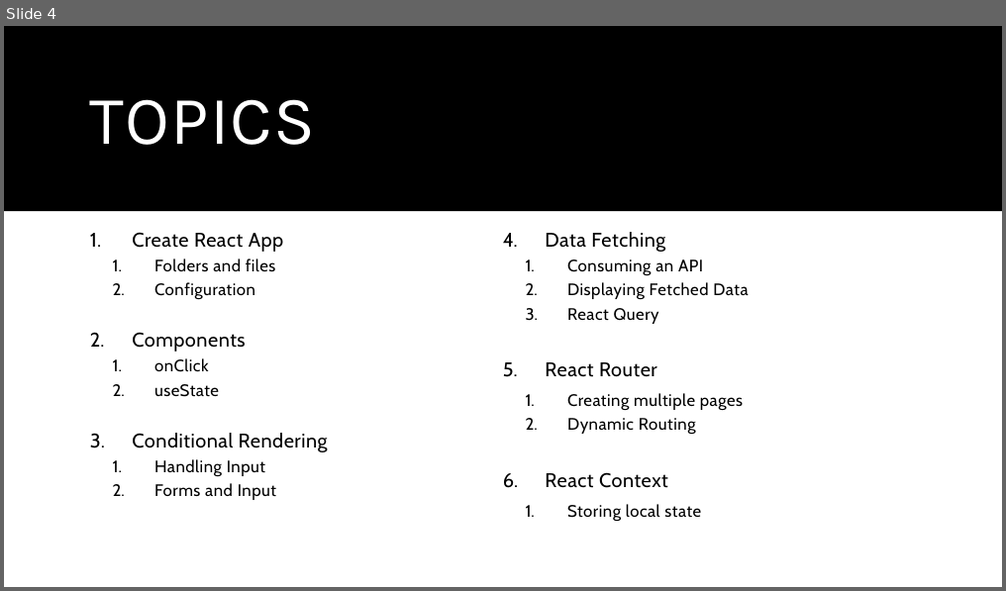
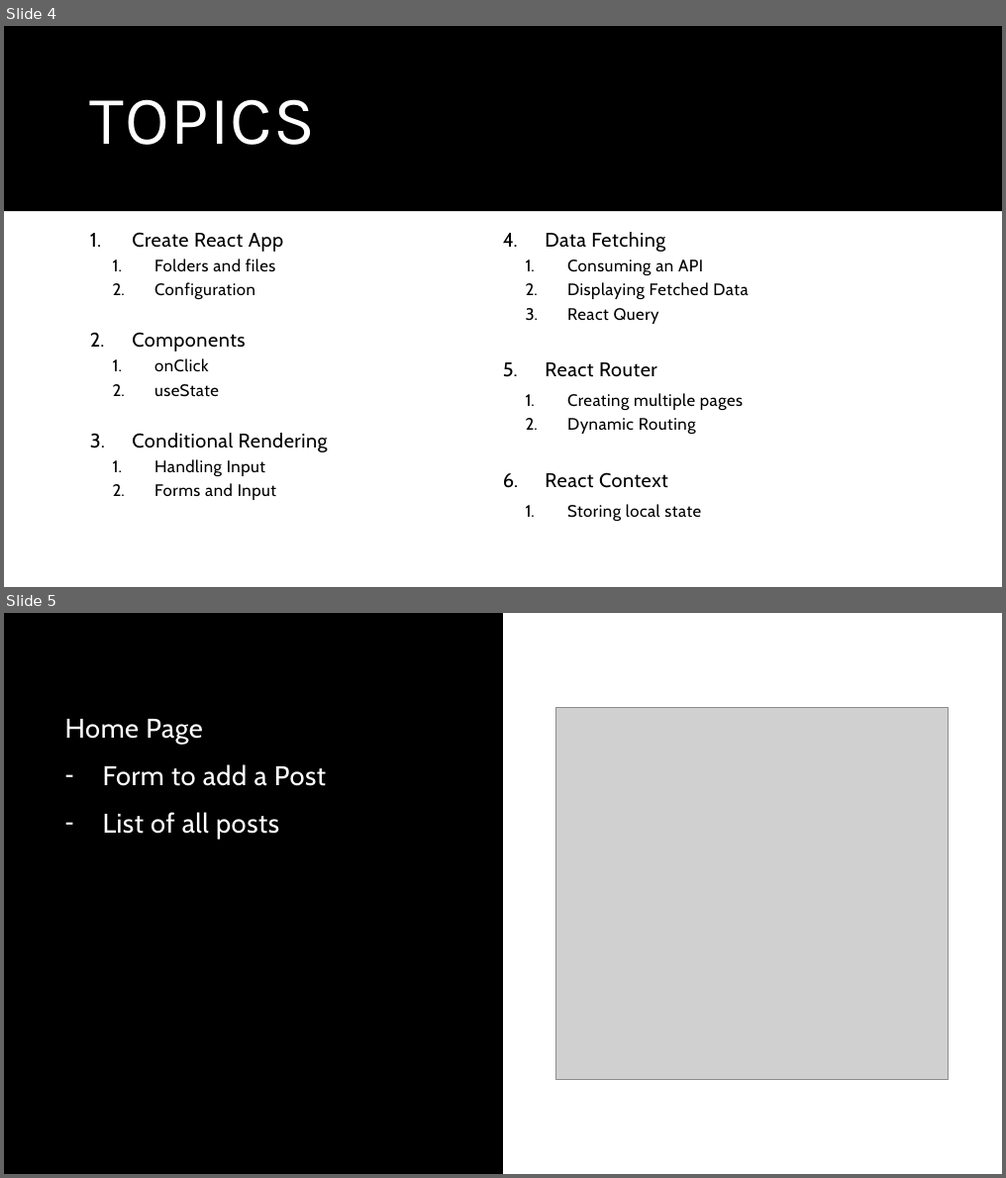
Before and after one commit to benlammers/fullstack-workshop, a slide deck: mern-app/React.pptx. Shown one above the other, each under a label of ours: slide 4 before the commit, slides 4 and 5 after it. The pictures are 1006x591 and 1006x1178 pixels, drawn with LibreOffice and Linux fonts; fonts in the diff are those of the drawing; grey boxes stand for pictures. Boxes give left, top, right and bottom in pixels: in the first picture for what was removed or moved away, otherwise in the second. Text is boxed around its words. In the diff, an @@ line names an element or a change of style, - is before the commit and + after.

```diff
--- a/mern-app/React.pptx
+++ b/mern-app/React.pptx
@@ slide 5 added at <box>4,613,1002,1174</box>, background #FFFFFF; not listed: 1 template element that a slide beside it also shows @@
@@ rectangle added at <box>4,613,1002,1174</box>, fill #FFFFFF @@
@@ rectangle added at <box>4,613,503,1174</box>, fill #000000 @@
@@ text added at <box>65,719,326,839</box>, 26 pt, text #FFFFFF @@
+Home Page
+– Form to add a Post
+– List of all posts
@@ picture added at <box>555,707,948,1080</box> @@
```
Also in this commit, not shown: 2 other slides added.
